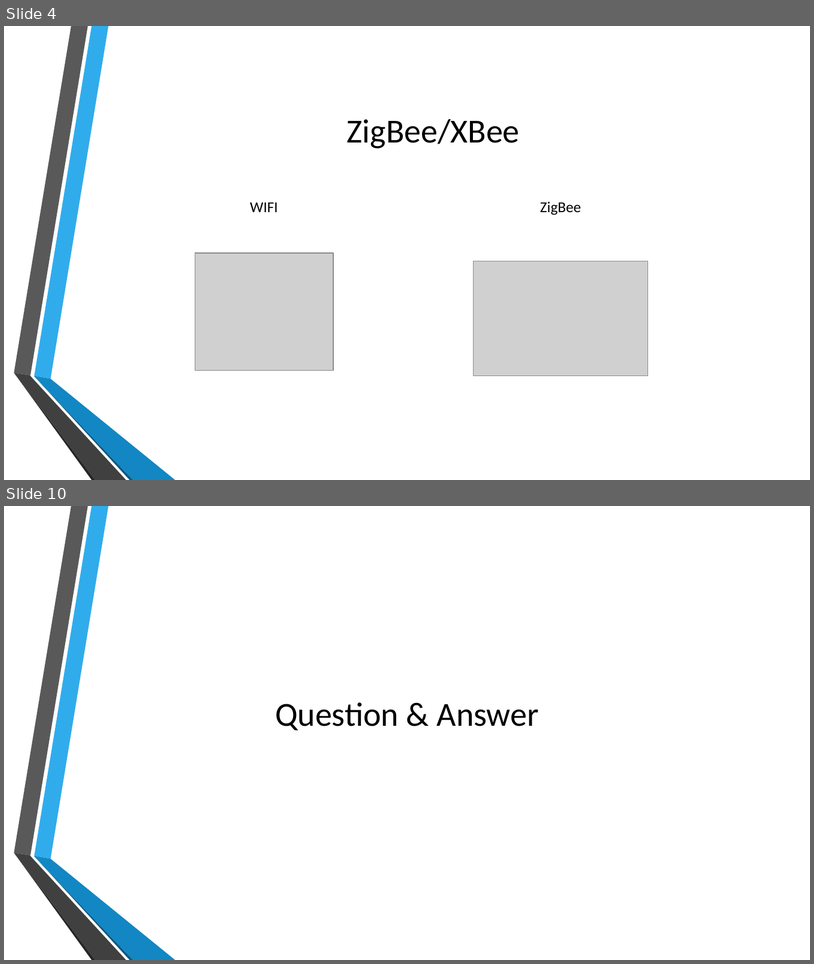
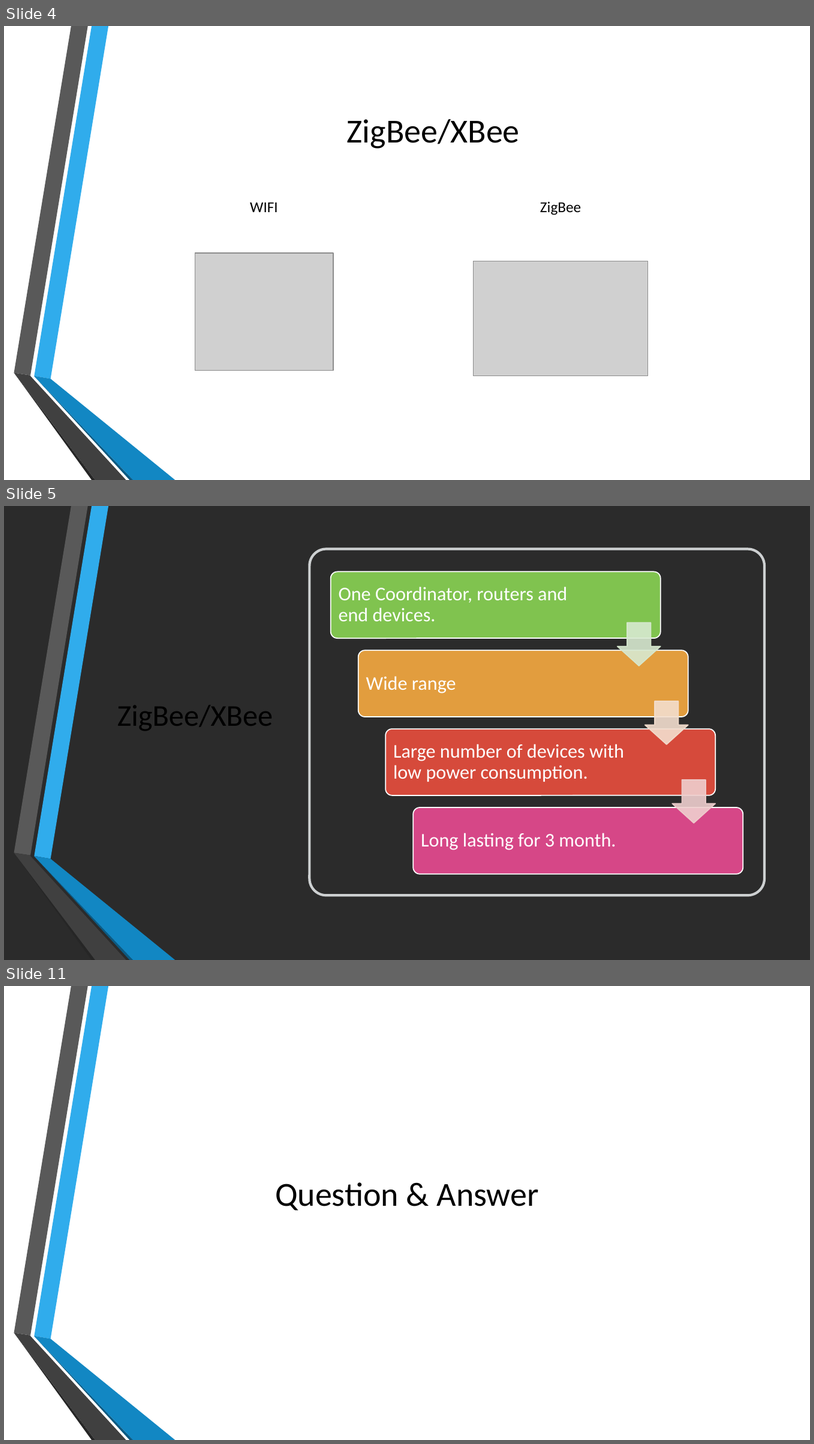
Before and after one commit to AWTZA/ELEX-4560-Project, a slide deck: Oral_Presentation.pptx. Shown one above the other, each under a label of ours: slides 4 and 10 before the commit, slides 4, 5 and 11 after it; the slides between them are not shown. The pictures are 814x964 and 814x1444 pixels, drawn with LibreOffice and Linux fonts; fonts in the diff are those of the drawing; grey boxes stand for pictures; background and template pictures are left out; a plain dark background stands for a picture behind light text. Boxes give left, top, right and bottom in pixels: in the first picture for what was removed or moved away, otherwise in the second. Text is boxed around its words. In the diff, an @@ line names an element or a change of style, - is before the commit and + after.

```diff
--- a/Oral_Presentation.pptx
+++ b/Oral_Presentation.pptx
@@ slide 5 added at (4, 506, 810, 960), background picture (left out) @@
@@ rounded rectangle added at (309, 549, 765, 895), fill #FFFFFF, outline #979D9F 3 pt @@
@@ title added at (117, 705, 273, 730), 36 pt, text #000000 @@
+ZigBee/XBee
@@ group added at (330, 572, 744, 874): 4 rounded rectangles, 4 texts, 3 down arrows @@
+One Coordinator, routers and end devices.
+Wide range
+Large number of devices with low power consumption.
+Long lasting for 3 month.
@@ group added at (14, 506, 175, 960): 6 freeform shapes @@
@@ what was slide 10 is now slide 11 @@
```
Also in this commit, not shown: 5 slides changed, 3 other slides added, 2 slides removed.
